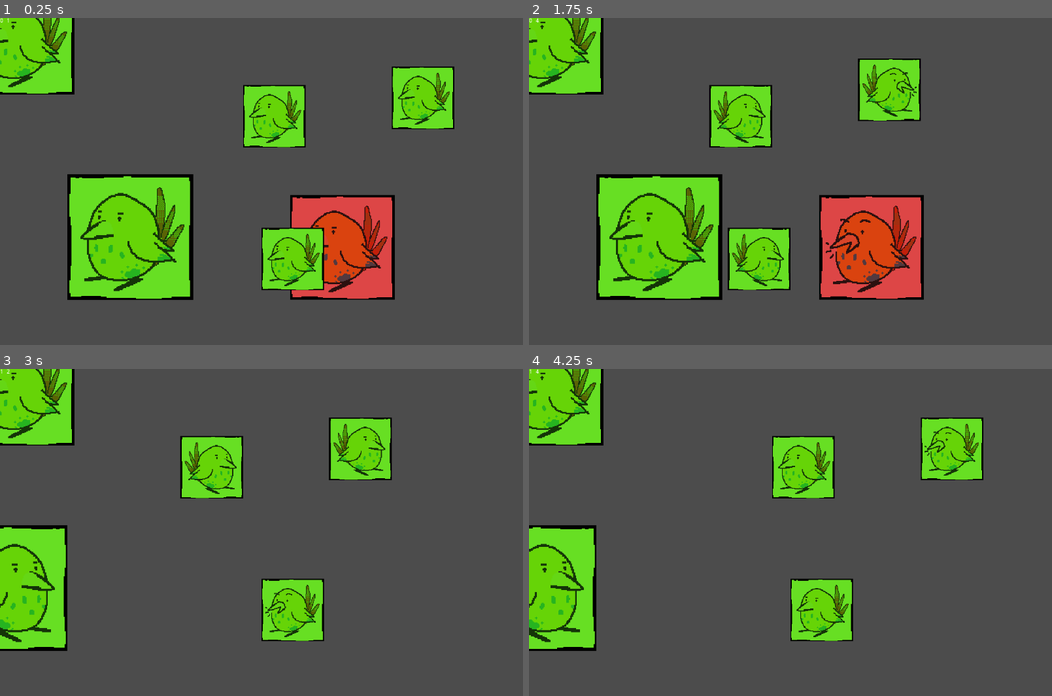
Above: before the commit, frames 1-4 (two rows, left to right).
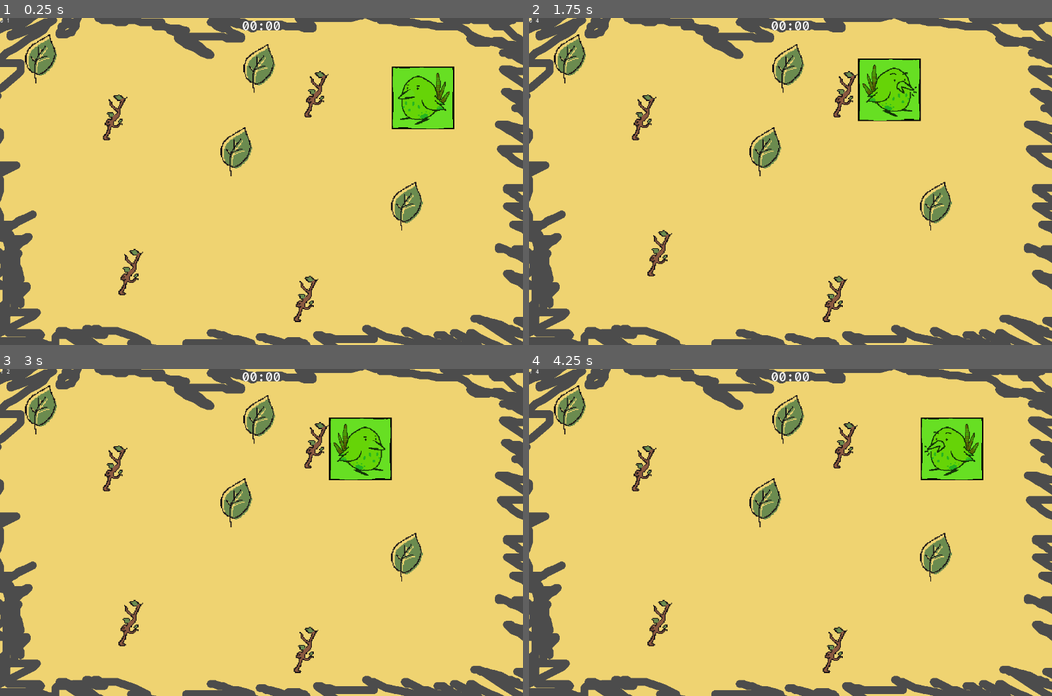
Above: after the commit, the same moments.

Repository: mapedorr/CapstoneGame
Game: Godot game, scene res://Limpiar/CleaningGame.tscn
Two runs of this game, one before a commit and one after it. Both use one fixed random seed, a clock stepped at 60 frames per second and the inputs below. Before the commit the project starts from res://Limpiar/Limpiar.tscn.
Inputs (mouse positions are in pixels of both pictures, inside the frame that each line leads up to):
- Up to frame 1 (0.25 s): no input
- Up to frame 2 (1.75 s): tap Enter at 0.5 s; drag from (868, 246) to (842, 109) at 0.52 s; drag from (685, 197) to (868, 246) at 1.27 s
- Up to frame 3 (3 s): move the mouse to (313, 460) at 2.02 s; click (313, 460) at 2.17 s; drag from (235, 597) to (104, 483) at 2.77 s
- Up to frame 4 (4.25 s): move the mouse to (947, 581) at 3.52 s; click (947, 581) at 3.67 s

The runs differ from the first frame. In frame 1, 88% of the frame differs, in the area x 0-100%, y 0-100%; in frame 2, 88%; in frame 3, 89%; in frame 4, 89%.
Error before the commit: Attempt to call function 'get_children' in base 'null instance' on a null instance. (res://Limpiar/Limpiar.gd:11)

Commit message:
Clean check.
Leaf spawner.
Win condition.
Fixed debug mouse stop.

Diff:
--- /dev/null
+++ b/CustomResources/DynamicFonts/FiraCode-Medium-128.tres
@@ -0,0 +1,8 @@
+[gd_resource type="DynamicFont" load_steps=2 format=2]
+
+[ext_resource path="res://Assets/Fonts/FiraCode-Medium.otf" type="DynamicFontData" id=1]
+
+[resource]
+size = 128
+outline_color = Color( 0.827451, 0.0823529, 0.0823529, 1 )
+font_data = ExtResource( 1 )
--- a/Limpiar/CleaningGame.tscn
+++ b/Limpiar/CleaningGame.tscn
@@ -1,20 +1,21 @@
-[gd_scene load_steps=16 format=2]
+[gd_scene load_steps=17 format=2]
 
 [ext_resource path="res://Limpiar/Limpiar.gd" type="Script" id=1]
-[ext_resource path="res://Limpiar/fondo.png" type="Texture" id=2]
-[ext_resource path="res://CustomResources/DynamicFonts/FiraCode-Medium.tres" type="DynamicFont" id=3]
-[ext_resource path="res://Limpiar/MusicManager.gd" type="Script" id=4]
-[ext_resource path="res://Limpiar/Metronome.gd" type="Script" id=5]
-[ext_resource path="res://Audio/MusicRefLoop_CleaningStage_110BPM.wav" type="AudioStream" id=6]
-[ext_resource path="res://Assets/Sprites/bird-02.png" type="Texture" id=7]
-[ext_resource path="res://Assets/Sprites/bird-02-pressed.png" type="Texture" id=8]
-[ext_resource path="res://Assets/Scripts/DancingBird.gd" type="Script" id=9]
-[ext_resource path="res://Audio/achli2.ogg" type="AudioStream" id=10]
-[ext_resource path="res://Limpiar/Leaf/Leaf.tscn" type="PackedScene" id=11]
+[ext_resource path="res://Limpiar/Leaf/Leaf.tscn" type="PackedScene" id=2]
+[ext_resource path="res://Limpiar/fondo.png" type="Texture" id=3]
+[ext_resource path="res://CustomResources/DynamicFonts/FiraCode-Medium-32.tres" type="DynamicFont" id=4]
+[ext_resource path="res://Limpiar/MusicManager.gd" type="Script" id=5]
+[ext_resource path="res://Limpiar/Metronome.gd" type="Script" id=6]
+[ext_resource path="res://Audio/MusicRefLoop_CleaningStage_110BPM.wav" type="AudioStream" id=7]
+[ext_resource path="res://Assets/Sprites/bird-02.png" type="Texture" id=8]
+[ext_resource path="res://Assets/Sprites/bird-02-pressed.png" type="Texture" id=9]
+[ext_resource path="res://Assets/Scripts/DancingBird.gd" type="Script" id=10]
+[ext_resource path="res://Audio/achli2.ogg" type="AudioStream" id=11]
 [ext_resource path="res://Limpiar/Leaf/Stick.tscn" type="PackedScene" id=12]
+[ext_resource path="res://CustomResources/DynamicFonts/FiraCode-Medium-128.tres" type="DynamicFont" id=13]
 
 [sub_resource type="Theme" id=1]
-default_font = ExtResource( 3 )
+default_font = ExtResource( 4 )
 Label/colors/font_color = Color( 1, 1, 1, 1 )
 Label/colors/font_color_shadow = Color( 0, 0, 0, 0 )
 Label/colors/font_outline_modulate = Color( 1, 1, 1, 1 )
@@ -45,11 +46,12 @@
 
 [node name="Limpiar" type="Node2D"]
 script = ExtResource( 1 )
+leaf = ExtResource( 2 )
 
 [node name="fondo" type="Sprite" parent="."]
 position = Vector2( 640, 400 )
 z_index = -1
-texture = ExtResource( 2 )
+texture = ExtResource( 3 )
 
 [node name="CleanCheck" type="Timer" parent="."]
 
@@ -59,11 +61,9 @@
 
 [node name="Debug" type="Control" parent="."]
 editor/display_folded = true
-visible = false
-margin_left = -39.1069
-margin_top = 67.7389
-margin_right = 1240.89
-margin_bottom = 867.739
+margin_right = 1280.0
+margin_bottom = 800.0
+mouse_filter = 2
 
 [node name="CleanTime" type="Label" parent="Debug"]
 anchor_right = 1.0
@@ -90,84 +90,94 @@
 wait_time = 0.5
 
 [node name="Mx" type="AudioStreamPlayer" parent="MusicManager"]
-stream = ExtResource( 6 )
+stream = ExtResource( 7 )
 
 [node name="Bird4" type="Sprite" parent="."]
+editor/display_folded = true
 position = Vector2( 958.687, 118.583 )
 
 [node name="DancingBird" type="TouchScreenButton" parent="Bird4"]
 modulate = Color( 0.407843, 0.878431, 0.141176, 1 )
 scale = Vector2( 0.3, 0.3 )
-normal = ExtResource( 7 )
-pressed = ExtResource( 8 )
+normal = ExtResource( 8 )
+pressed = ExtResource( 9 )
 shape = SubResource( 2 )
 passby_press = true
-script = ExtResource( 9 )
+script = ExtResource( 10 )
 cuando = 4
 
 [node name="Dance" type="AnimationPlayer" parent="Bird4/DancingBird"]
 anims/Dance = SubResource( 3 )
 
 [node name="Chirp" type="AudioStreamPlayer2D" parent="Bird4/DancingBird"]
-stream = ExtResource( 10 )
+stream = ExtResource( 11 )
 
 [node name="LeafContainer" type="Node2D" parent="."]
+editor/display_folded = true
+__meta__ = {
+"_edit_lock_": true
+}
 
-[node name="Leaf" parent="LeafContainer" instance=ExtResource( 11 )]
-position = Vector2( 725.452, 422.587 )
+[node name="Leaf" parent="LeafContainer" instance=ExtResource( 2 )]
+position = Vector2( 100, 100 )
+scale = Vector2( 2.3, 2.3 )
 
-[node name="Leaf2" parent="LeafContainer" instance=ExtResource( 11 )]
+[node name="Leaf2" parent="LeafContainer" instance=ExtResource( 2 )]
 position = Vector2( 634.378, 123.598 )
+scale = Vector2( 2.3, 2.3 )
 cuando = 2
 
-[node name="Leaf3" parent="LeafContainer" instance=ExtResource( 11 )]
+[node name="Leaf3" parent="LeafContainer" instance=ExtResource( 2 )]
 position = Vector2( 995.637, 460.571 )
+scale = Vector2( 2.3, 2.3 )
 cuando = 3
 
-[node name="Leaf4" parent="LeafContainer" instance=ExtResource( 11 )]
+[node name="Leaf4" parent="LeafContainer" instance=ExtResource( 2 )]
 position = Vector2( 578.216, 326.996 )
-cuando = 4
-
-[node name="Leaf5" parent="LeafContainer" instance=ExtResource( 11 )]
-position = Vector2( 278.131, 473.75 )
-
-[node name="Leaf6" parent="LeafContainer" instance=ExtResource( 11 )]
-position = Vector2( 132.876, 264.802 )
-cuando = 2
-
-[node name="Leaf7" parent="LeafContainer" instance=ExtResource( 11 )]
-position = Vector2( 491.978, 568.857 )
-cuando = 3
-
-[node name="Leaf8" parent="LeafContainer" instance=ExtResource( 11 )]
-position = Vector2( 415.316, 225.606 )
+scale = Vector2( 2.3, 2.3 )
 cuando = 4
 
 [node name="Stick" parent="LeafContainer" instance=ExtResource( 12 )]
 position = Vector2( 281.63, 246.342 )
+scale = Vector2( 2.3, 2.3 )
 random_movement = false
 
 [node name="Stick2" parent="LeafContainer" instance=ExtResource( 12 )]
 position = Vector2( 774.486, 190.291 )
+scale = Vector2( 2.3, 2.3 )
 cuando = 2
 random_movement = false
 
 [node name="Stick3" parent="LeafContainer" instance=ExtResource( 12 )]
 position = Vector2( 749.36, 690.878 )
+scale = Vector2( 2.3, 2.3 )
 cuando = 3
 random_movement = false
 
 [node name="Stick4" parent="LeafContainer" instance=ExtResource( 12 )]
 position = Vector2( 320.286, 625.164 )
+scale = Vector2( 2.3, 2.3 )
 cuando = 4
 random_movement = false
 
-[node name="Stick5" parent="LeafContainer" instance=ExtResource( 12 )]
-position = Vector2( 911.712, 435.753 )
+[node name="UI" type="CanvasLayer" parent="."]
+editor/display_folded = true
 
-[node name="Stick6" parent="LeafContainer" instance=ExtResource( 12 )]
-position = Vector2( 999.404, 615.596 )
-cuando = 3
+[node name="WinMessage" type="Label" parent="UI"]
+visible = false
+anchor_right = 1.0
+anchor_bottom = 1.0
+custom_fonts/font = ExtResource( 13 )
+custom_colors/font_color = Color( 0.878431, 0.0862745, 0.0862745, 1 )
+custom_colors/font_color_shadow = Color( 0.419608, 0.0666667, 0.0666667, 1 )
+custom_constants/shadow_offset_x = 4
+custom_constants/shadow_offset_y = 4
+text = "Uuuuuuu!
+Se acercan las chicas
+^ ^ ,"
+align = 1
+valign = 1
+autowrap = true
 
 [connection signal="timeout" from="CleanCheck" to="." method="_on_CleanCheck_timeout"]
 [connection signal="timeout" from="ResetCountdown" to="." method="_on_ResetCountdown_timeout"]
--- a/Limpiar/Leaf/SwipeObject.gd
+++ b/Limpiar/Leaf/SwipeObject.gd
@@ -1,4 +1,6 @@
- extends Node2D
+extends Node2D
+
+signal swipe_object_deleted
 
 onready var _swipe_directions = $SwipeDetector.Directions
 
@@ -13,13 +15,12 @@
 	$SwipeDetector.connect("swipe_failed", self, "_on_swipe_failed")
 	$SwipeDetector.connect("swiped", self, "_on_swiped")
 	$Tween.connect("tween_completed", self, "self_destroy")
+
+func _enter_tree():
 	$SwipeDetector/Area2D.transform = transform
 
 func _on_swipe_started(partial_gesture):
-	print("xxx ", partial_gesture.get_area().get_name().to_lower())
 	$SwipeDetector/Area2D/CollisionShape2D.set_scale(Vector2 (6, 6))
-
-
 
 func _on_swipe_ended(partial_gesture):
 	$SwipeDetector/Area2D/CollisionShape2D.set_scale(Vector2 (1, 1))
@@ -28,6 +29,7 @@
 	$SwipeDetector/Area2D/CollisionShape2D.set_scale(Vector2 (1, 1))
 
 func _on_swiped(gesture):
+	emit_signal("swipe_object_deleted")
 	var target = self.get_position()
 	match gesture.get_direction():
 		_swipe_directions.DIRECTION_LEFT:
@@ -52,7 +54,6 @@
 	$Tween.start()
 
 func move():
-
 	if random_movement:
 		randomize()
 		cuando = randi()%4 +1
@@ -62,6 +63,5 @@
 	if count > 4:
 		count = 1
 
-
 func self_destroy(obj, key):
 	queue_free()
--- a/Limpiar/Limpiar.gd
+++ b/Limpiar/Limpiar.gd
@@ -1,15 +1,23 @@
 extends Node2D
 
+export(PackedScene) var leaf
 var clean = false
 var timer_on = false
 var countdown_on = false
 var secs = 0
 var mins = 0
+var spawn_countdown = 3
+onready var dirt_on_ground = $LeafContainer.get_children().size()
+onready var min_x = 32
+onready var max_x = int(OS.get_screen_size().x - 32)
+onready var min_y = 32
+onready var max_y = int(OS.get_screen_size().y - 32)
 
 func _ready():
 	$Debug/CleanTime.set_text("00:00")
 	for leaf in $LeafContainer.get_children():
 		$MusicManager/Metronome/Timer.connect("timeout", leaf, "move")
+		leaf.connect("swipe_object_deleted", self, "check_dirt")
 
 func _on_CleanCheck_timeout():
 	secs += 1
@@ -19,6 +27,19 @@
 		if mins > 59:
 			mins = 0
 	$Debug/CleanTime.set_text("%02d:%02d" % [mins, secs])
+	if clean and secs == 10:
+		$CleanCheck.stop()
+		$UI/WinMessage.show()
+		return
+	spawn_countdown -= 1
+	if spawn_countdown <= 0:
+		clean = false
+		var new_leaf = leaf.instance()
+		var pos_x = randi()%(max_x - min_x) + min_x
+		var pos_y = randi()%(max_y - min_y) + min_y
+		new_leaf.set_position(Vector2(pos_x, pos_y))
+		new_leaf.set_scale(Vector2(2.3, 2.3))
+		$LeafContainer.add_child(new_leaf)
 
 func start_clean_check():
 	clean = !clean
@@ -46,3 +67,9 @@
 	timer_on = false
 	secs = 0
 	mins = 0
+
+func check_dirt():
+	dirt_on_ground -= 1
+	if dirt_on_ground == 0:
+		spawn_countdown = 3
+		clean = true
--- a/Limpiar/Limpiar.tscn
+++ b/Limpiar/Limpiar.tscn
@@ -7,7 +7,7 @@
 [ext_resource path="res://Assets/Scripts/SwipeBird.gd" type="Script" id=5]
 [ext_resource path="res://addons/swipe-detector/swipe_detector.gd" type="Script" id=6]
 [ext_resource path="res://addons/swipe-detector/icon.png" type="Texture" id=7]
-[ext_resource path="res://CustomResources/DynamicFonts/FiraCode-Medium.tres" type="DynamicFont" id=8]
+[ext_resource path="res://CustomResources/DynamicFonts/FiraCode-Medium-32.tres" type="DynamicFont" id=8]
 [ext_resource path="res://Limpiar/MusicManager.gd" type="Script" id=9]
 [ext_resource path="res://Limpiar/Metronome.gd" type="Script" id=10]
 [ext_resource path="res://Audio/MusicRefLoop_CleaningStage_110BPM.wav" type="AudioStream" id=11]
@@ -16,6 +16,7 @@
 [ext_resource path="res://Audio/leon wei.ogg" type="AudioStream" id=14]
 [ext_resource path="res://Audio/achli.ogg" type="AudioStream" id=15]
 [ext_resource path="res://Audio/achli2.ogg" type="AudioStream" id=16]
+
 
 [sub_resource type="RectangleShape2D" id=1]
 extents = Vector2( 300, 300 )
--- a/project.godot
+++ b/project.godot
@@ -16,7 +16,7 @@
 [application]
 
 config/name="CapstoneGameProject"
-run/main_scene="res://Limpiar/Limpiar.tscn"
+run/main_scene="res://Limpiar/CleaningGame.tscn"
 config/icon="res://icon.png"
 
 [display]
Renamed: CustomResources/DynamicFonts/FiraCode-Medium.tres -> CustomResources/DynamicFonts/FiraCode-Medium-32.tres
Not shown: 1 places in Limpiar/CleaningGame.tscn that only renumber resources
Not shown: 4 places in Limpiar/Leaf/Leaf.tscn that only renumber resources
